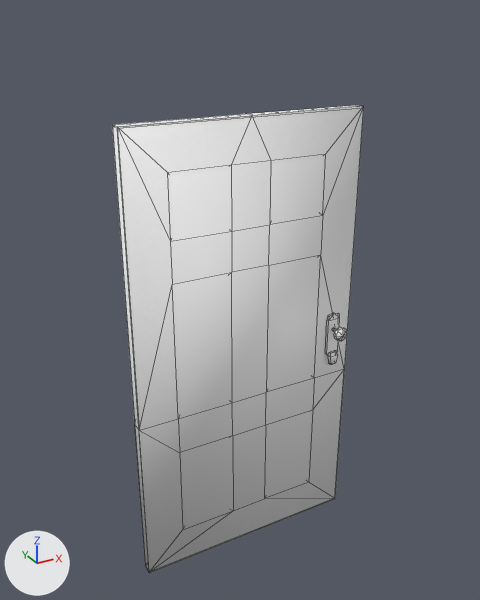
The Blender file src/models/stormy/wooden_door_01/wooden_door_01.blend, before and after one commit.
Rendered twice from a camera (50 mm lens) standing at (-48.5, -150.3, 159.2) and looking at (35.8, 3.0, 82.5). Arrows for +X, +Y and +Z are at lower left; the lights stay in place. Mesh edges are drawn as thin lines.

Objects in the first picture: 'wooden_door_01_phy', 'wooden_door_01_ref'.
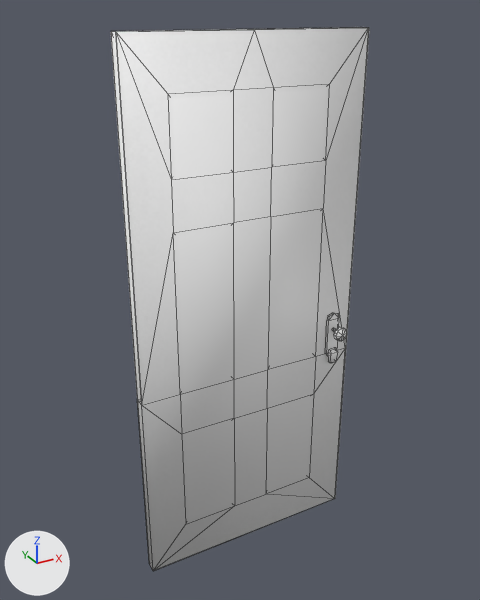
The newer file is also rescaled (x0.7), turned or shifted as a whole; pictures and numbers use the older file's frame.

The change, as a diff of the scene's bpy script:
```diff
--- a/src/models/stormy/wooden_door_01/wooden_door_01.blend.py
+++ b/src/models/stormy/wooden_door_01/wooden_door_01.blend.py
@@ me_plane @@
 me_plane.from_pydata(...)  # 8 vertices, 6 faces; spans x 0.3..17.9, y -0.4..0.4, z 0.0..33.5
 # used by ob_wooden_door_01_phy; location = (0.0, 0.0, 0.0); scale = (4.0, 4.0, 4.0)
+# me_plane part 1: the whole mesh is scaled about its middle by (0.982, 1, 1.15), then moved by (0.2, 0.0, 2.5)
 me_plane.materials.append(mat_wooden_door_01)
@@ me_plane_001 @@
 me_plane_001.from_pydata(...)  # 240 vertices, 231 faces; spans x 0.4..17.9, y -1.8..1.8, z 0.0..33.6
 # used by ob_wooden_door_01_ref; location = (0.0, 0.0, 0.0); scale = (4.0, 4.0, 4.0)
+# me_plane_001 part 2: the loose piece of 110 vertices spanning x 0.4..17.9, y -0.4..0.4, z 0.0..33.6 is scaled about its middle by (0.98, 1, 1.15), then moved by (0.1, 0.0, 2.5)
+# me_plane_001 part 3: the loose piece of 14 vertices spanning x 16.1..16.8, y -0.9..-0.5, z 14.1..15.2 is moved by (0.0, 0.0, 0.2)
 me_plane_001.materials.append(mat_wooden_door_01)
```

Changed parts and their boxes (x1, y1, x2, y2) in the pictures (480 x 600 px; the box of a moved part takes in the faces that stretch with it):
'wooden_door_01_phy', mesh rescaled (17% taller)
    before: (112, 108, 364, 573)
    after: (111, 27, 369, 571)
'wooden_door_01_ref', reshaped
    before: (113, 105, 363, 364)
    after: (325, 313, 347, 363)
part 2 of me_plane_001, moved or reshaped (not visible afterwards)
    before: (113, 105, 363, 128)
part 3 of me_plane_001, moved or reshaped
    before: (328, 351, 338, 364)
    after: (328, 348, 338, 363)
